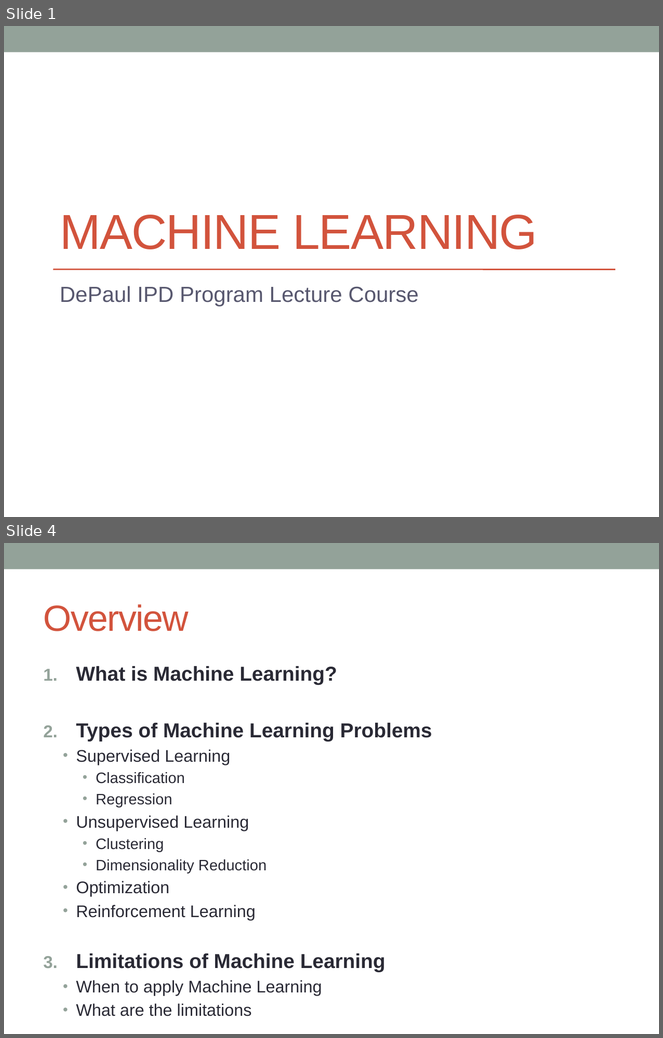
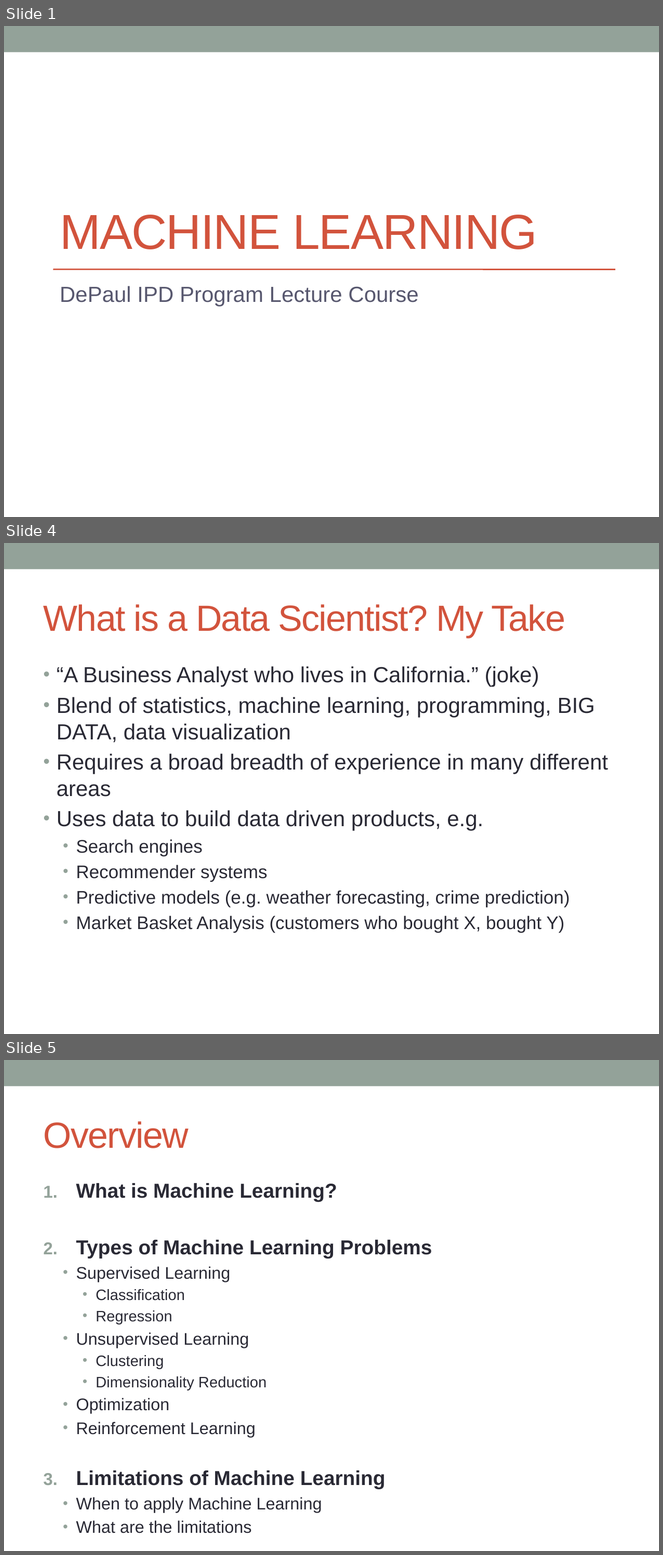
Before and after one commit to simonhughes22/IPD-Data-Science-Course, a slide deck: Machine Learning/Machine Learning Slides.pptx. Shown one above the other, each under a label of ours: slides 1 and 4 before the commit, slides 1, 4 and 5 after it; the slides between them are not shown. The pictures are 663x1038 and 663x1555 pixels, drawn with LibreOffice and Linux fonts; fonts in the diff are those of the drawing. Boxes give left, top, right and bottom in pixels: in the first picture for what was removed or moved away, otherwise in the second. Text is boxed around its words. In the diff, an @@ line names an element or a change of style, - is before the commit and + after.

```diff
--- a/Machine Learning/Machine Learning Slides.pptx
+++ b/Machine Learning/Machine Learning Slides.pptx
@@ slide 4 added at <box>4,543,659,1034</box>, background #FFFFFF; not listed: 1 template element that a slide beside it also shows @@
@@ title added at <box>44,604,566,638</box>, 40 pt, text #D2533C @@
+What is a Data Scientist? My Take
@@ text added at <box>57,666,608,933</box>, 24 pt, text #292934 @@
+• “A Business Analyst who lives in California.” (joke)
+• Blend of statistics, machine learning, programming, BIG DATA, data visualization
+• Requires a broad breadth of experience in many different areas
+• Uses data to build data driven products, e.g.
+  • Search engines
+  • Recommender systems
+  • Predictive models (e.g. weather forecasting, crime prediction)
+  • Market Basket Analysis (customers who bought X, bought Y)
@@ what was slide 4 is now slide 5 @@
```
Also in this commit, not shown: 6 slides changed, 45 other slides added, 3 other files.
